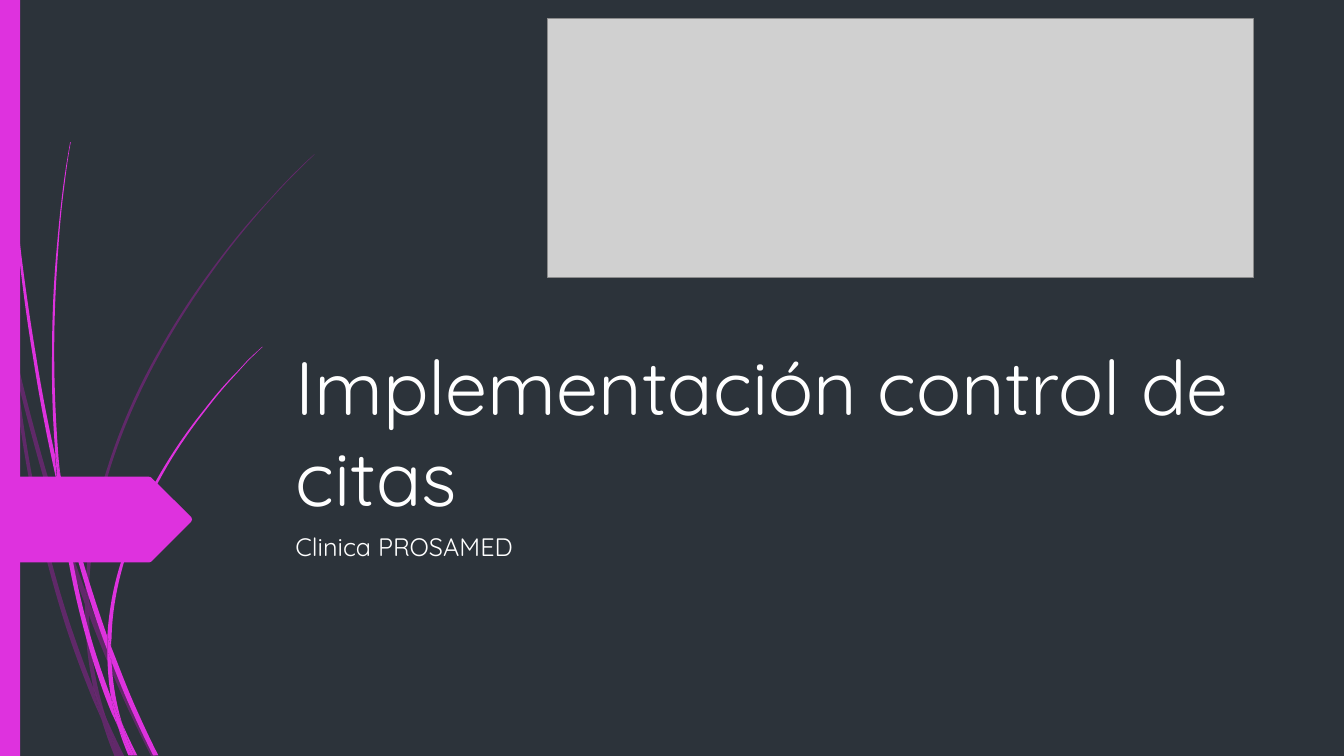
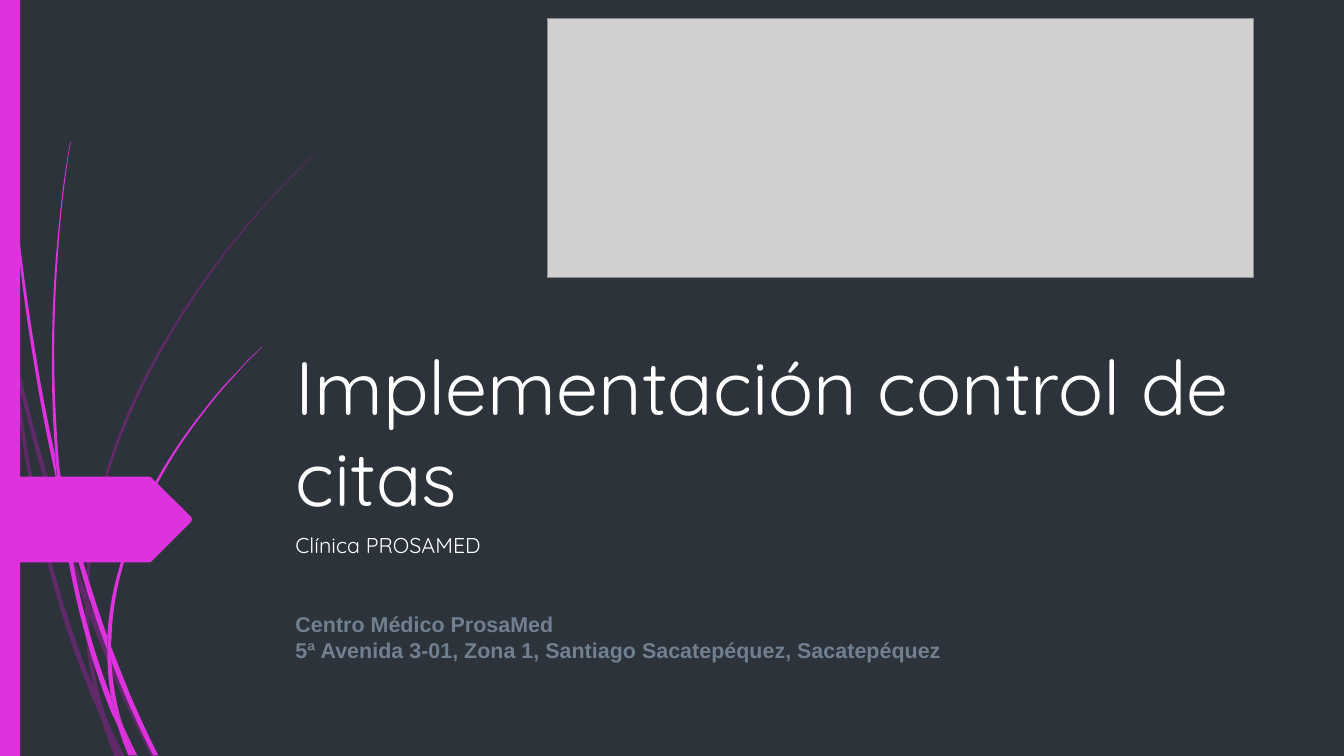
Before and after one commit to mnoriegamumg/clinicapp, a slide deck: slide 1 of src/assets/Implementación control de citas.pptx. Drawn at 1344x756 pixels with LibreOffice and Linux fonts; fonts in the diff are those of the drawing; grey boxes stand for pictures. Boxes give left, top, right and bottom in pixels: in the first picture for what was removed or moved away, otherwise in the second. Text is boxed around its words. In the diff, an @@ line names an element or a change of style, - is before the commit and + after.

```diff
--- a/src/assets/Implementación control de citas.pptx
+++ b/src/assets/Implementación control de citas.pptx
@@ subtitle at (295,537,940,663): text changed; size 18 to 15.3 pt; font Quicksand to Arial; text colour #FFFFFF to #708090; bold on @@
-Clinica PROSAMED
+Clínica PROSAMED
+Centro Médico ProsaMed
+5ª Avenida 3-01, Zona 1, Santiago Sacatepéquez, Sacatepéquez
```
Also in this commit, not shown: 1 other slide changed, 1 slide added, 18 other files.
